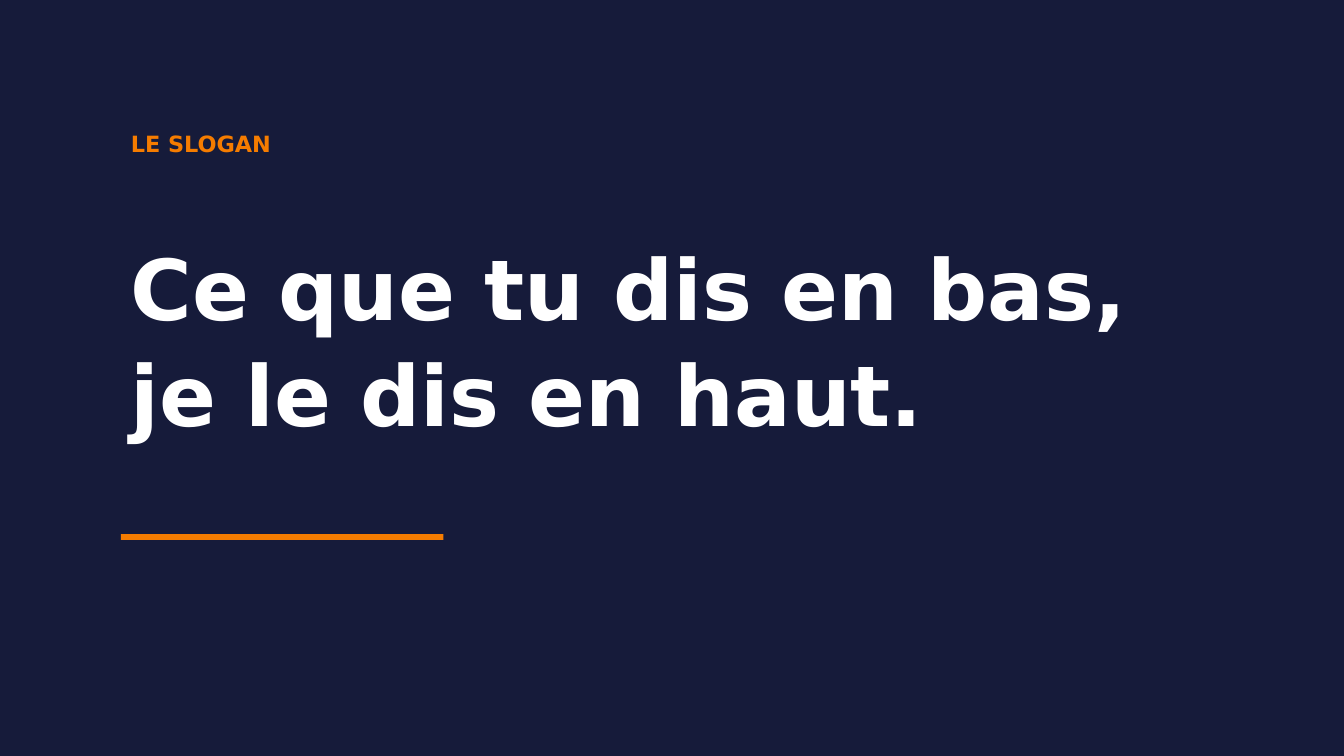
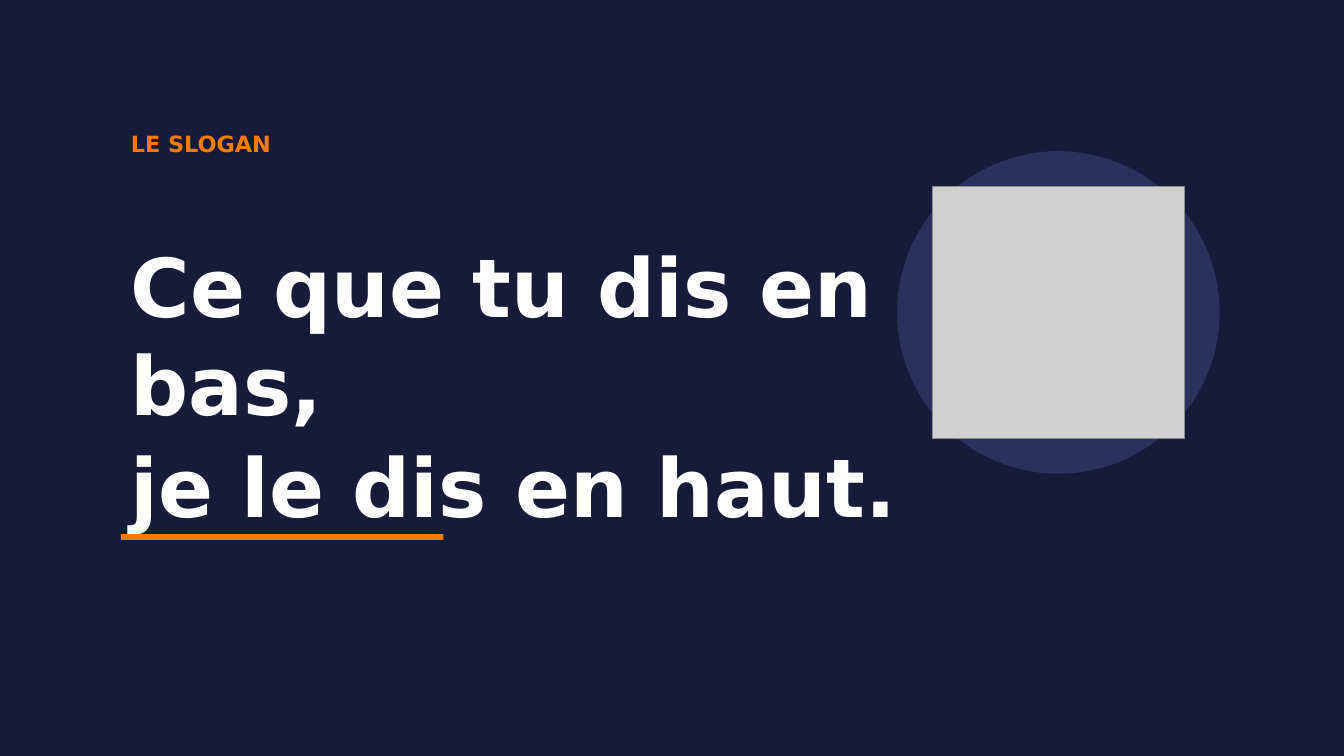
Before and after one commit to lucien-cmd/perso, a slide deck: slide 7 of campagne-delegue-lucien.pptx. Drawn at 1344x756 pixels with LibreOffice and Linux fonts; fonts in the diff are those of the drawing; grey boxes stand for pictures. Boxes give left, top, right and bottom in pixels: in the first picture for what was removed or moved away, otherwise in the second. Text is boxed around its words. In the diff, an @@ line names an element or a change of style, - is before the commit and + after.

```diff
--- a/campagne-delegue-lucien.pptx
+++ b/campagne-delegue-lucien.pptx
@@ ellipse added at (x1=897, y1=151, x2=1220, y2=474), fill #2A315C @@
@@ picture added at (x1=933, y1=187, x2=1185, y2=439) @@
@@ text "Ce que tu dis en ..." at (x1=131, y1=255, x2=896, y2=533): size 60 to 58 pt @@
```
Also in this commit, not shown: 7 other slides changed, 2 other files.
